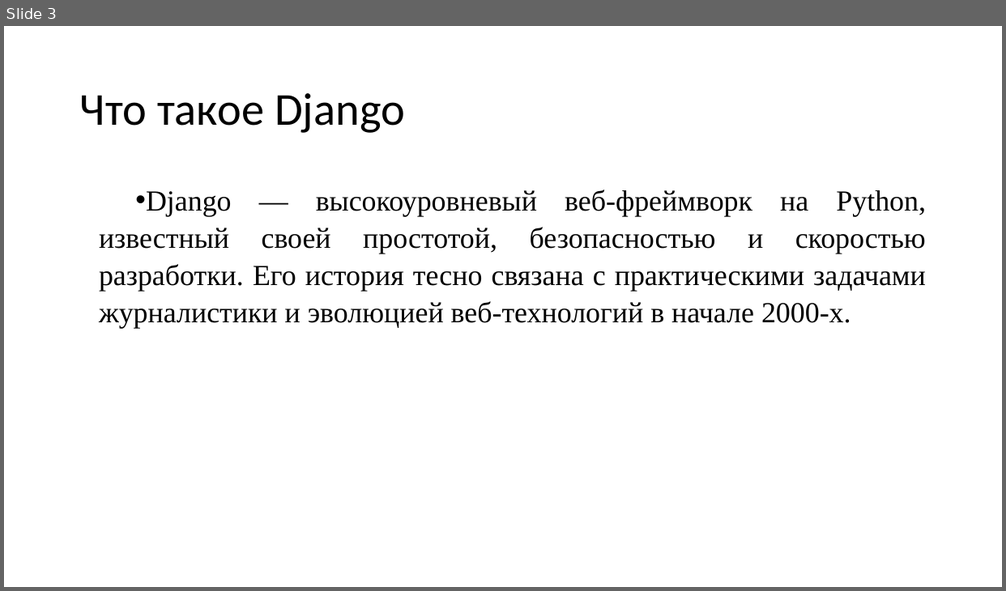
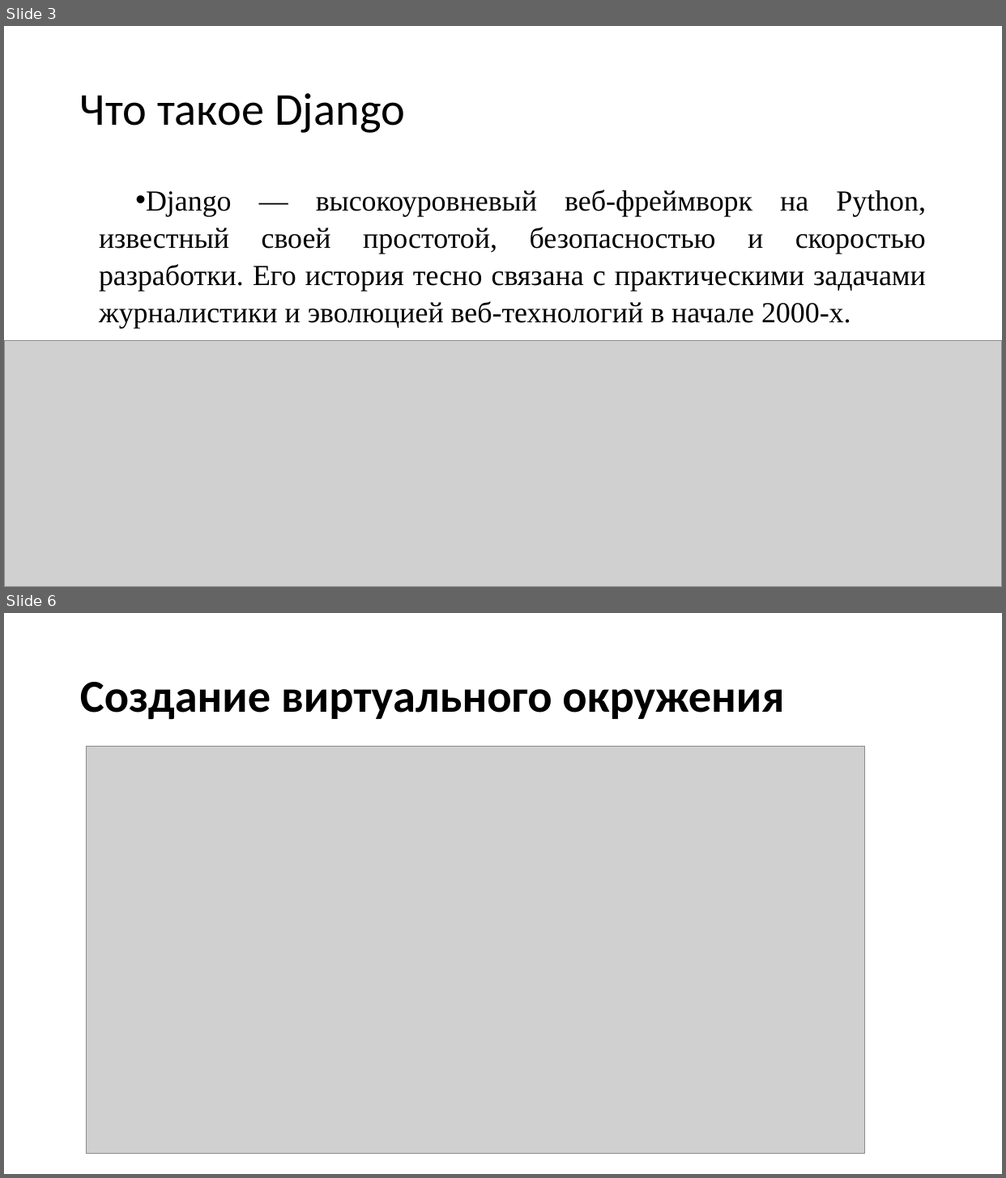
Before and after one commit to CallaghanSpirit/Diploma, a slide deck: Диплом/Мой/Презентация.pptx. Shown one above the other, each under a label of ours: slide 3 before the commit, slides 3 and 6 after it; the slides between them are not shown. The pictures are 1006x591 and 1006x1178 pixels, drawn with LibreOffice and Linux fonts; fonts in the diff are those of the drawing; grey boxes stand for pictures. Boxes give left, top, right and bottom in pixels: in the first picture for what was removed or moved away, otherwise in the second. Text is boxed around its words. In the diff, an @@ line names an element or a change of style, - is before the commit and + after.

```diff
--- a/Диплом/Мой/Презентация.pptx
+++ b/Диплом/Мой/Презентация.pptx
@@ slide 6 added at [4,613,1002,1174], background #FFFFFF @@
@@ title added at [80,682,784,719], 44 pt, text #000000, bold @@
+Создание виртуального окружения
@@ picture added at [87,747,865,1154] @@
@@ slide 3 changed as well @@
@@ picture added at [4,340,1002,587] @@
```
Also in this commit, not shown: 2 other slides changed, 6 other slides added, 2 other files.
